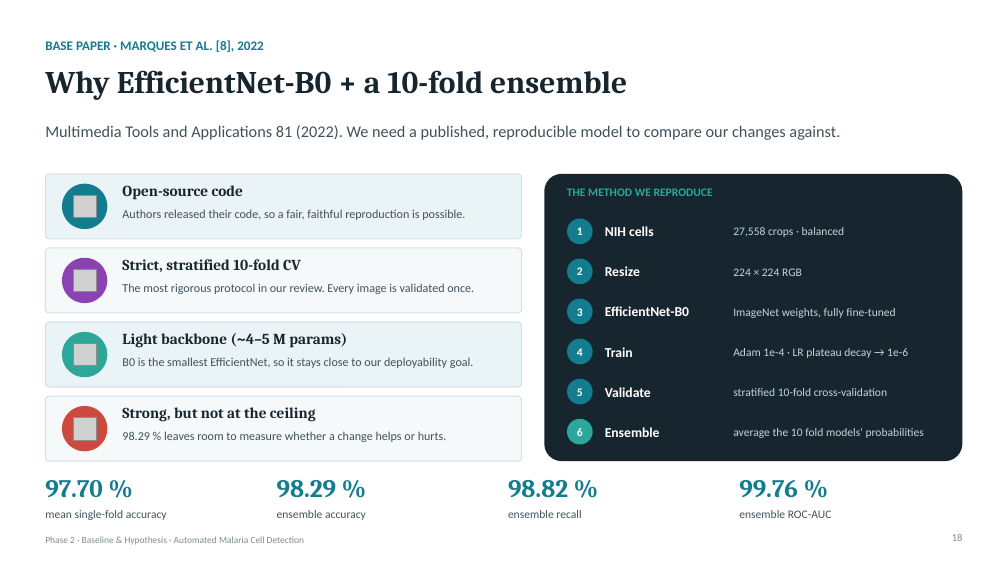
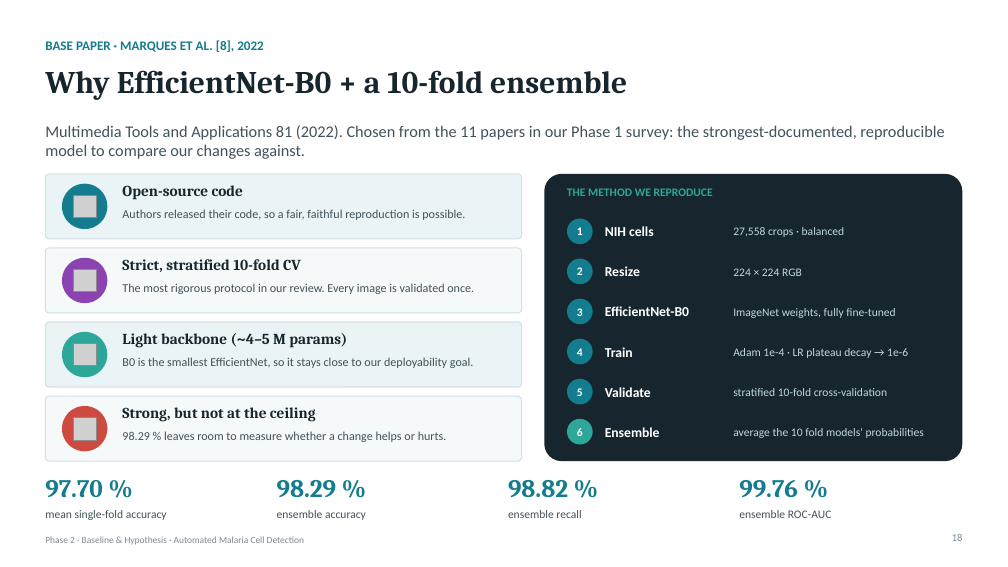
Before and after one commit to pugazhjs9/malaria-detection, a slide deck: slide 18 of slides/Malaria_Phase2_Baseline_Hypothesis_filled.pptx. Drawn at 1008x567 pixels with LibreOffice and Linux fonts; fonts in the diff are those of the drawing; grey boxes stand for pictures. Boxes give left, top, right and bottom in pixels: in the first picture for what was removed or moved away, otherwise in the second. Text is boxed around its words. In the diff, an @@ line names an element or a change of style, - is before the commit and + after.

```diff
--- a/slides/Malaria_Phase2_Baseline_Hypothesis_filled.pptx
+++ b/slides/Malaria_Phase2_Baseline_Hypothesis_filled.pptx
@@ text at (45, 125, 944, 159): text changed @@
-Multimedia Tools and Applications 81 (2022). We need a published, reproducible model to compare our changes against.
+Multimedia Tools and Applications 81 (2022). Chosen from the 11 papers in our Phase 1 survey: the strongest-documented, reproducible model to compare our changes against.
```
